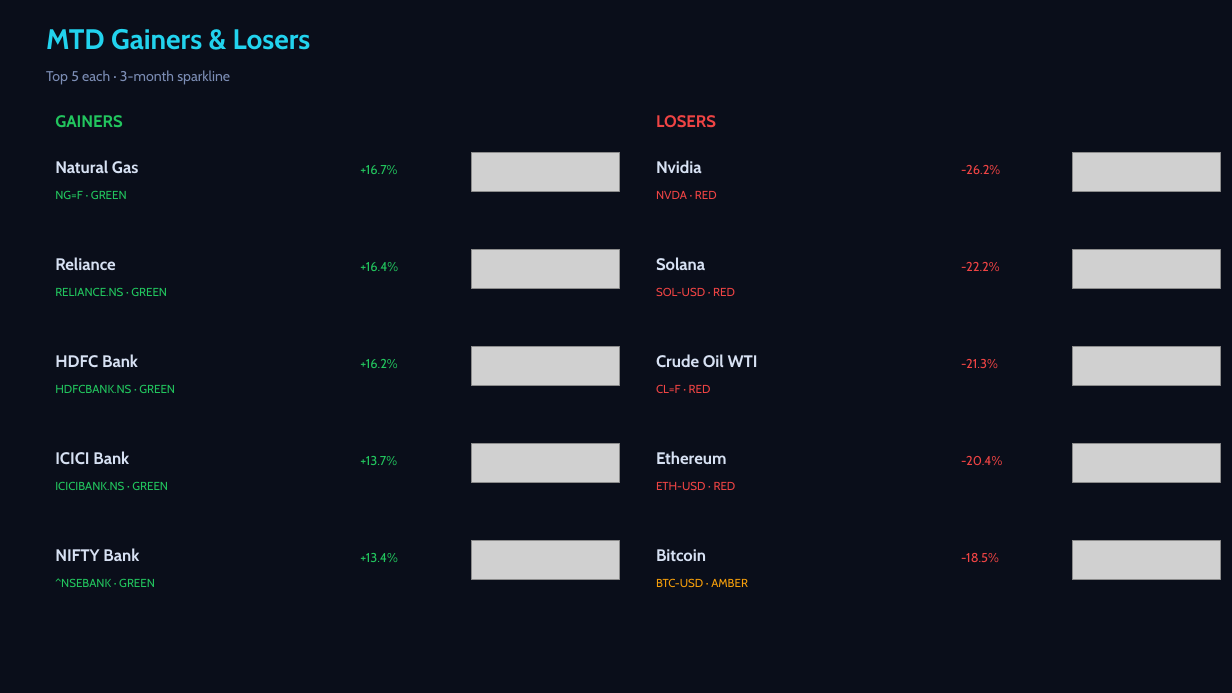
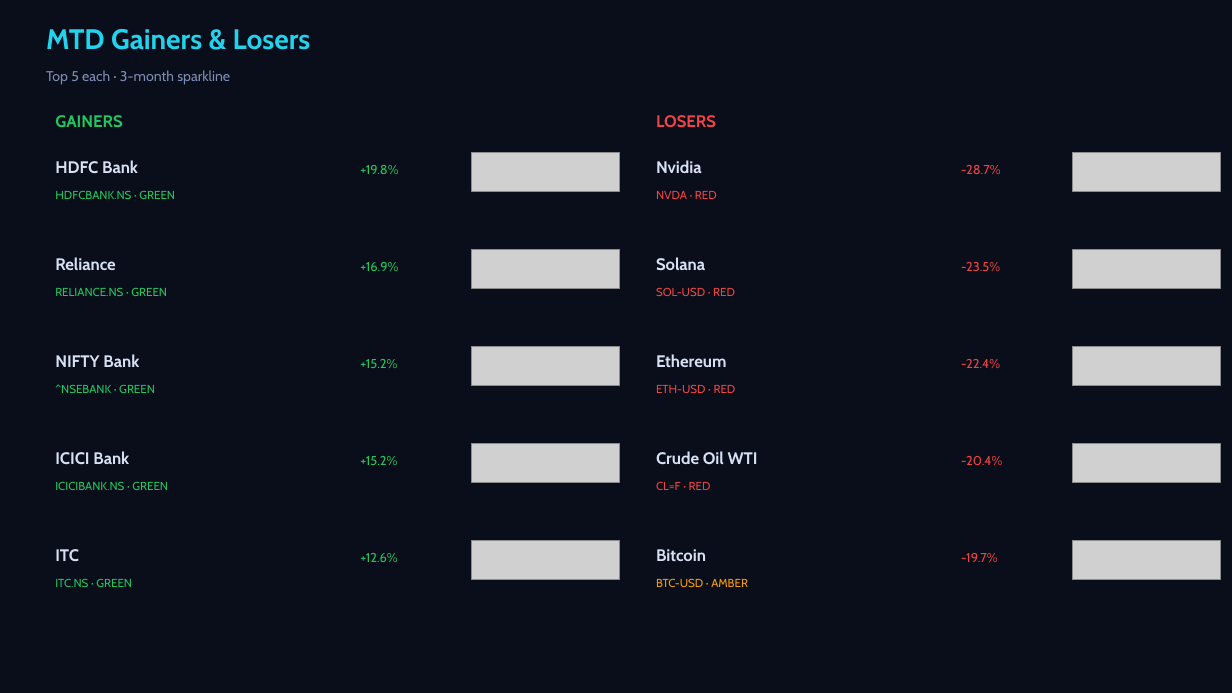
Before and after one commit to Pravkum23/pmr-terminal, a slide deck: slide 2 of docs/pmr_daily.pptx. Drawn at 1232x693 pixels with LibreOffice and Linux fonts; fonts in the diff are those of the drawing; grey boxes stand for pictures. Boxes give left, top, right and bottom in pixels: in the first picture for what was removed or moved away, otherwise in the second. Text is boxed around its words. In the diff, an @@ line names an element or a change of style, - is before the commit and + after.

```diff
--- a/docs/pmr_daily.pptx
+++ b/docs/pmr_daily.pptx
@@ text at (x1=55, y1=160, x2=138, y2=174): text changed @@
-Natural Gas
+HDFC Bank
@@ text at (x1=360, y1=165, x2=398, y2=174): text changed @@
-+16.7%
++19.8%
@@ text at (x1=961, y1=165, x2=1001, y2=174): text changed @@
--26.2%
+-28.7%
@@ text at (x1=55, y1=191, x2=175, y2=199): text changed @@
-NG=F · GREEN
+HDFCBANK.NS · GREEN
@@ text at (x1=360, y1=262, x2=398, y2=271): text changed @@
-+16.4%
++16.9%
@@ text at (x1=961, y1=262, x2=1000, y2=271): text changed @@
--22.2%
+-23.5%
@@ text at (x1=55, y1=354, x2=139, y2=367): text changed @@
-HDFC Bank
+NIFTY Bank
@@ text at (x1=360, y1=359, x2=397, y2=368): text changed @@
-+16.2%
++15.2%
@@ text "Ethereum" moved from (x1=656, y1=451, x2=726, y2=464) to (x1=656, y1=354, x2=726, y2=367) @@
@@ text at (x1=961, y1=359, x2=1000, y2=368): text changed @@
--21.3%
+-22.4%
@@ text at (x1=55, y1=384, x2=155, y2=393): text changed @@
-HDFCBANK.NS · GREEN
+^NSEBANK · GREEN
@@ text at (x1=656, y1=384, x2=736, y2=393): text changed @@
-CL=F · RED
+ETH-USD · RED
@@ text "Crude Oil WTI" moved from (x1=656, y1=354, x2=758, y2=368) to (x1=656, y1=451, x2=758, y2=465) @@
@@ text at (x1=360, y1=456, x2=397, y2=465): text changed @@
-+13.7%
++15.2%
@@ text at (x1=656, y1=481, x2=711, y2=490): text changed @@
-ETH-USD · RED
+CL=F · RED
@@ text at (x1=55, y1=549, x2=79, y2=562): text changed @@
-NIFTY Bank
+ITC
@@ text at (x1=360, y1=553, x2=397, y2=562): text changed @@
-+13.4%
++12.6%
@@ text at (x1=961, y1=553, x2=998, y2=562): text changed @@
--18.5%
+-19.7%
@@ text at (x1=55, y1=579, x2=132, y2=587): text changed @@
-^NSEBANK · GREEN
+ITC.NS · GREEN
```
Also in this commit, not shown: 3 other slides changed, 2 other files.
